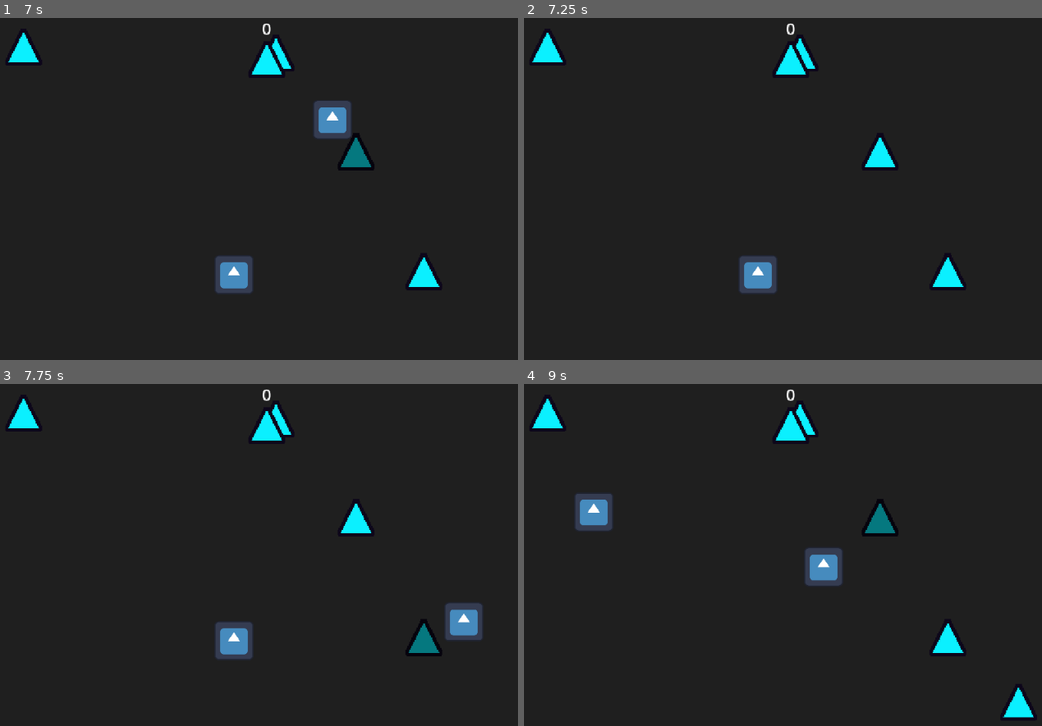
Above: before the commit, frames 1-4 (two rows, left to right).
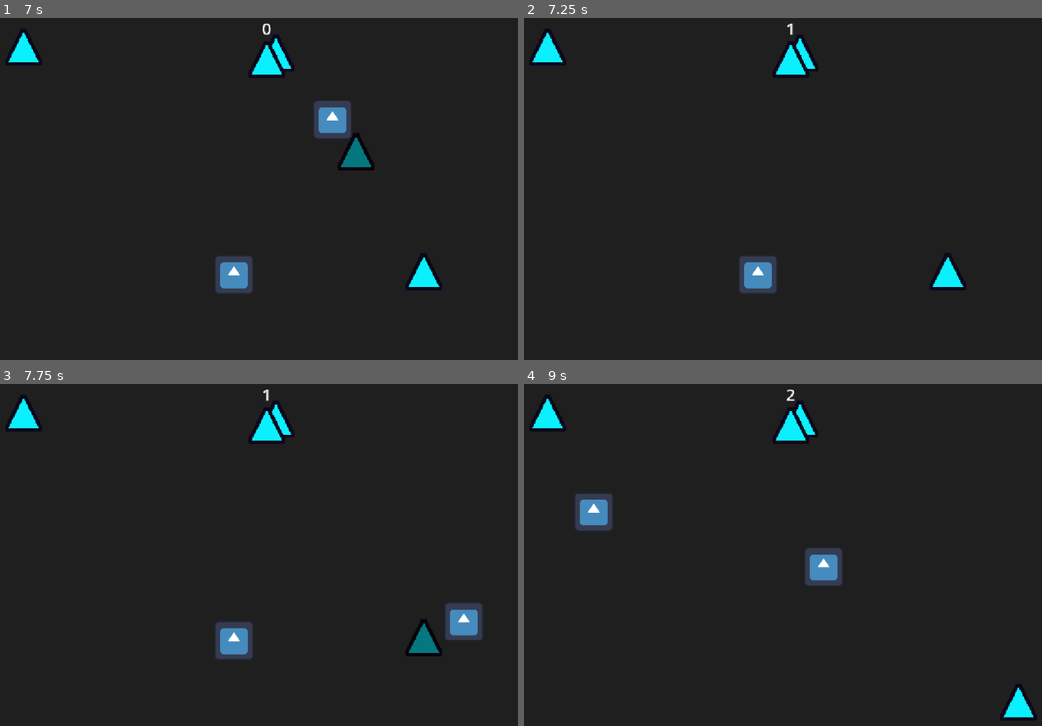
Above: after the commit, the same moments.

Repository: SpicyTime/BlastForge
Game: Godot game, scene res://main/main.tscn
The game is run twice, just before and just after one commit, with the same random seed, the same clock (stepped at 60 frames per second) and the same inputs. The engine's default icon, where the game draws it, is replaced by a stand-in: a white triangle on a blue panel in a dark square.
Inputs (mouse positions are in pixels of both pictures, inside the frame that each line leads up to):
- Up to frame 1 (7 s): tap Enter at 0.5 s; move the mouse to (233, 274) at 0.52 s; click (233, 274) at 0.6 s; tap Space at 1.25 s; move the mouse to (466, 257) at 1.27 s; click (466, 257) at 1.35 s; move the mouse to (67, 144) at 2.02 s; click (67, 144) at 2.1 s; move the mouse to (300, 199) at 2.77 s; click (300, 199) at 2.85 s; move the mouse to (165, 106) at 3.52 s; click (165, 106) at 3.6 s; move the mouse to (409, 182) at 4.27 s; click (409, 182) at 4.35 s; move the mouse to (134, 219) at 5.02 s; click (134, 219) at 5.1 s; move the mouse to (331, 120) at 5.77 s; click (331, 120) at 5.85 s; move the mouse to (233, 274) at 6.52 s; click (233, 274) at 6.6 s
- Up to frame 2 (7.25 s): no input
- Up to frame 3 (7.75 s): move the mouse to (466, 623) at 7.27 s; click (466, 623) at 7.35 s
- Up to frame 4 (9 s): move the mouse to (591, 510) at 8.02 s; click (591, 510) at 8.1 s; move the mouse to (824, 565) at 8.77 s; click (824, 565) at 8.85 s

Frame 1 is identical in both runs. In frame 2, 0.5% of the frame differs, in the area x 50-73%, y 1-45%; in frame 3, 0.5%; in frame 4, 1.0%, in the area x 50-86%, y 1-80%.

Commit message:
Fixed the breakables not being destroyed

Diff:
--- a/breakables/breakable_behavior.gd
+++ b/breakables/breakable_behavior.gd
@@ -3,8 +3,8 @@
 
 func handle_break(_break_type: Enums.BreakableType) -> void:
 	# To Do: Handle logic based on type
-	SignalManager.breakable_broken.emit(self)
-	queue_free()
+	SignalManager.breakable_broken.emit(get_parent())
+	get_parent().queue_free()
 
 
 func handle_normal() -> void:
